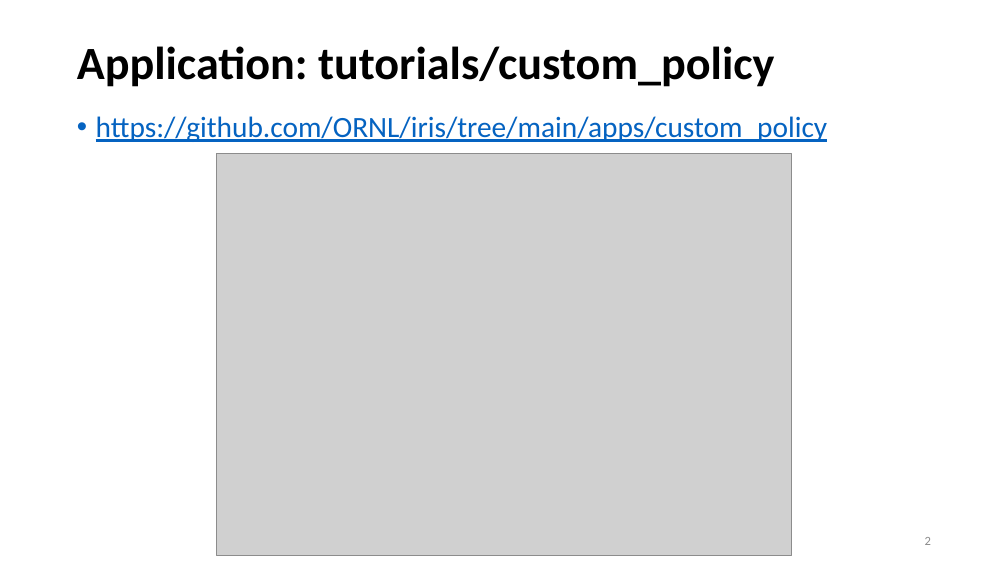
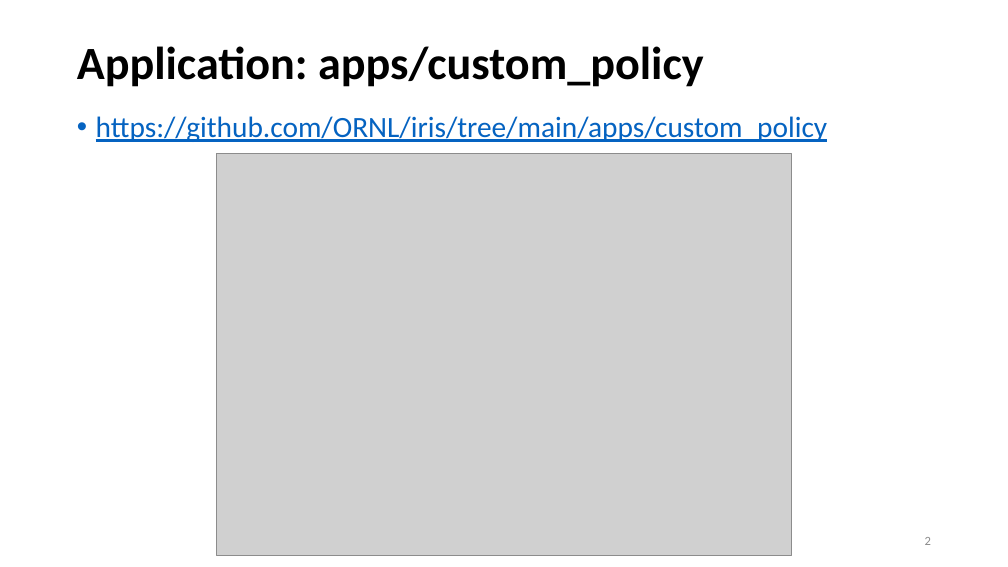
Before and after one commit to iris-programming/iris-programming.github.io, a slide deck: slide 2 of pdf/2022-miniworkshop-custompolicy.pptx. Drawn at 1008x567 pixels with LibreOffice and Linux fonts; fonts in the diff are those of the drawing; grey boxes stand for pictures. Boxes give left, top, right and bottom in pixels: in the first picture for what was removed or moved away, otherwise in the second. Text is boxed around its words. In the diff, an @@ line names an element or a change of style, - is before the commit and + after.

Commit message:
custom policy tutorials -> apps

```diff
--- a/pdf/2022-miniworkshop-custompolicy.pptx
+++ b/pdf/2022-miniworkshop-custompolicy.pptx
@@ title at box(77, 46, 704, 87): text changed @@
-Application: tutorials/custom_policy
+Application: apps/custom_policy
```
Also in this commit, not shown: 1 other file.
